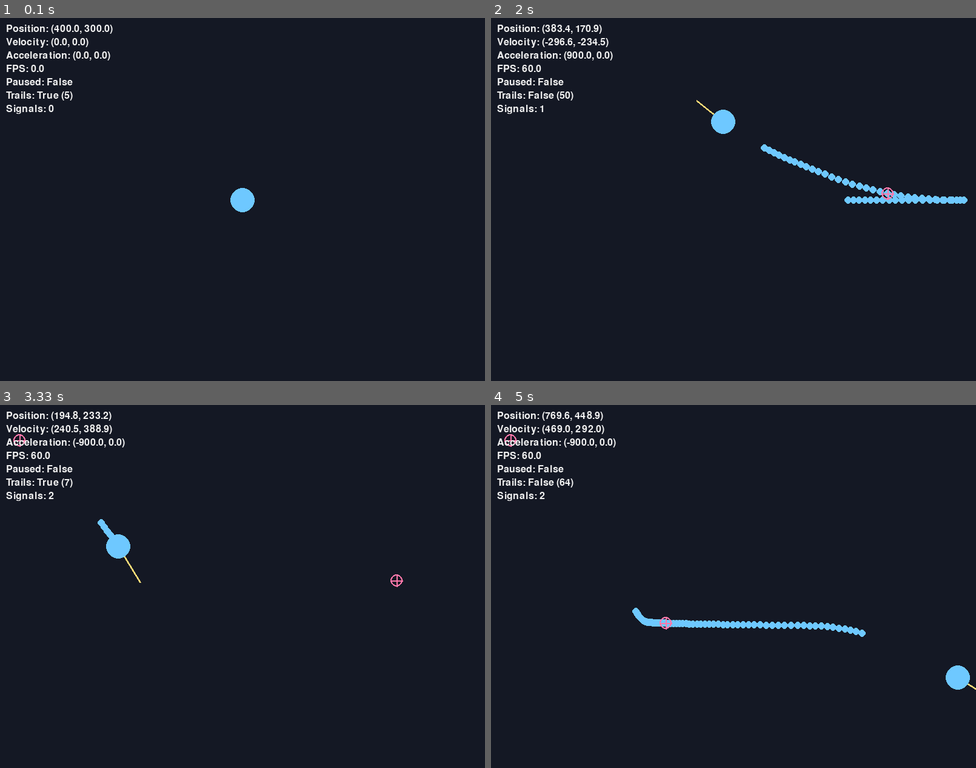
Above: before the commit, frames 1-4 (two rows, left to right).
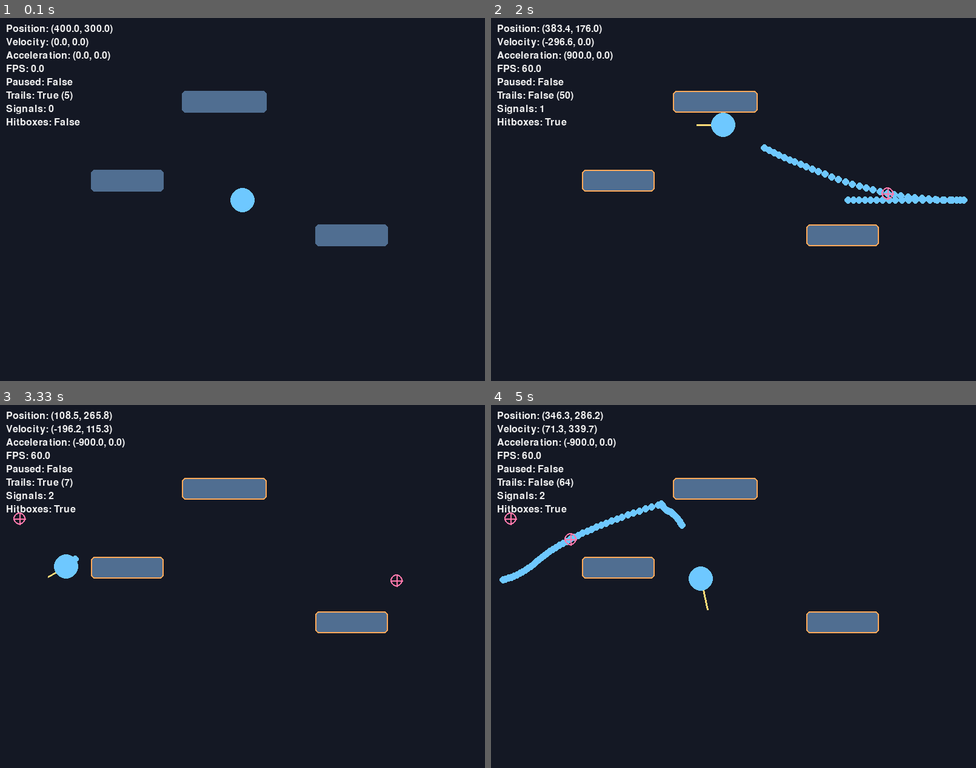
Above: after the commit, the same moments.

Repository: beuschcl/pygame-systems-lab
Game: pygame game, started from src/pygame_systems_lab/__main__.py
Two runs of this game, one before a commit and one after it. Both use one fixed random seed, a clock stepped at 60 frames per second and the inputs below.
Inputs:
- Up to frame 1 (0.1 s): no input
- Up to frame 2 (2 s): hold H 0.33-0.8 s; hold Right 0.33-0.8 s; hold Right 0.83-1.3 s; tap C at 0.98 s; hold Up 1.33-1.63 s; tap S at 1.48 s; hold Right from 1.67 s (still down); tap T at 1.82 s
- Up to frame 3 (3.33 s): release Right at 2.13 s; hold Left 2.17-2.7 s; tap C at 2.32 s; hold Down 2.73-3.03 s; tap S at 2.88 s; hold Left from 3.07 s (still down); tap T at 3.22 s
- Up to frame 4 (5 s): release Left at 3.47 s; hold Up 3.5-3.87 s; tap C at 3.65 s; hold Right 3.9-4.53 s; tap S at 4.05 s; hold Down 4.57-4.93 s; tap T at 4.72 s; hold Left from 4.97 s (still down)

The runs differ from the first frame. In frame 1, 3.0% of the frame differs, in the area x 1-80%, y 20-63%; in frame 2, 3.2%; in frame 3, 3.9%; in frame 4, 5.3%, in the area x 1-100%, y 1-79%.

Commit message:
feat: add collision lab

Diff:
--- /dev/null
+++ b/src/pygame_systems_lab/labs/collision.py
@@ -0,0 +1,206 @@
+from dataclasses import dataclass, field
+from math import sqrt
+
+from .motion import Vec2
+
+
+@dataclass(frozen=True)
+class RectangleObstacle:
+    name: str
+    x: float
+    y: float
+    width: float
+    height: float
+
+    @property
+    def left(self) -> float:
+        return self.x
+
+    @property
+    def right(self) -> float:
+        return self.x + self.width
+
+    @property
+    def top(self) -> float:
+        return self.y
+
+    @property
+    def bottom(self) -> float:
+        return self.y + self.height
+
+
+@dataclass(frozen=True)
+class CollisionResult:
+    position: Vec2
+    velocity: Vec2 = field(default_factory=lambda: Vec2(0.0, 0.0))
+    collided: bool = False
+    blocked_x: bool = False
+    blocked_y: bool = False
+    normal: Vec2 = field(default_factory=lambda: Vec2(0.0, 0.0))
+
+
+def clamp_point_to_rectangle(point: Vec2, rectangle: RectangleObstacle) -> Vec2:
+    return Vec2(
+        min(max(point.x, rectangle.left), rectangle.right),
+        min(max(point.y, rectangle.top), rectangle.bottom),
+    )
+
+
+def circle_intersects_rectangle(
+    center: Vec2,
+    radius: float,
+    rectangle: RectangleObstacle,
+) -> bool:
+    closest_point = clamp_point_to_rectangle(center, rectangle)
+    dx = center.x - closest_point.x
+    dy = center.y - closest_point.y
+    return (dx * dx) + (dy * dy) <= radius * radius
+
+
+def inward_speed_along_normal(velocity: Vec2, normal: Vec2) -> float:
+    return (velocity.x * normal.x) + (velocity.y * normal.y)
+
+
+def slide_velocity_along_normal(velocity: Vec2, normal: Vec2) -> Vec2:
+    speed_toward_surface = inward_speed_along_normal(velocity, normal)
+    if speed_toward_surface >= 0.0:
+        return velocity
+
+    return Vec2(
+        velocity.x - (speed_toward_surface * normal.x),
+        velocity.y - (speed_toward_surface * normal.y),
+    )
+
+
+def resolve_center_inside_rectangle(
+    position: Vec2,
+    previous_position: Vec2,
+    radius: float,
+    rectangle: RectangleObstacle,
+) -> CollisionResult:
+    move_x = position.x - previous_position.x
+    move_y = position.y - previous_position.y
+    horizontal_priority = abs(move_x) >= abs(move_y)
+
+    candidates = [
+        (
+            position.x - rectangle.left,
+            0 if horizontal_priority and move_x > 0.0 else 1,
+            CollisionResult(
+                position=Vec2(rectangle.left - radius, position.y),
+                collided=True,
+                blocked_x=True,
+                normal=Vec2(-1.0, 0.0),
+            ),
+        ),
+        (
+            rectangle.right - position.x,
+            0 if horizontal_priority and move_x < 0.0 else 1,
+            CollisionResult(
+                position=Vec2(rectangle.right + radius, position.y),
+                collided=True,
+                blocked_x=True,
+                normal=Vec2(1.0, 0.0),
+            ),
+        ),
+        (
+            position.y - rectangle.top,
+            0 if (not horizontal_priority) and move_y > 0.0 else 1,
+            CollisionResult(
+                position=Vec2(position.x, rectangle.top - radius),
+                collided=True,
+                blocked_y=True,
+                normal=Vec2(0.0, -1.0),
+            ),
+        ),
+        (
+            rectangle.bottom - position.y,
+            0 if (not horizontal_priority) and move_y < 0.0 else 1,
+            CollisionResult(
+                position=Vec2(position.x, rectangle.bottom + radius),
+                collided=True,
+                blocked_y=True,
+                normal=Vec2(0.0, 1.0),
+            ),
+        ),
+    ]
+
+    return min(candidates, key=lambda item: (item[0], item[1]))[2]
+
+
+def resolve_circle_position_against_rectangle(
+    position: Vec2,
+    previous_position: Vec2,
+    radius: float,
+    rectangle: RectangleObstacle,
+) -> CollisionResult:
+    if not circle_intersects_rectangle(position, radius, rectangle):
+        return CollisionResult(position=position)
+
+    closest_point = clamp_point_to_rectangle(position, rectangle)
+    dx = position.x - closest_point.x
+    dy = position.y - closest_point.y
+    distance_squared = (dx * dx) + (dy * dy)
+
+    if distance_squared == 0.0:
+        return resolve_center_inside_rectangle(
+            position=position,
+            previous_position=previous_position,
+            radius=radius,
+            rectangle=rectangle,
+        )
+
+    distance = sqrt(distance_squared)
+    separation_distance = radius - distance
+    normal = Vec2(dx / distance, dy / distance)
+    resolved_position = Vec2(
+        position.x + (normal.x * separation_distance),
+        position.y + (normal.y * separation_distance),
+    )
+
+    return CollisionResult(
+        position=resolved_position,
+        collided=True,
+        blocked_x=abs(normal.x) > 0.0001,
+        blocked_y=abs(normal.y) > 0.0001,
+        normal=normal,
+    )
+
+
+def check_circle_against_obstacles(
+    position: Vec2,
+    previous_position: Vec2,
+    velocity: Vec2,
+    radius: float,
+    obstacles: list[RectangleObstacle] | tuple[RectangleObstacle, ...],
+) -> CollisionResult:
+    current_position = position
+    current_velocity = velocity
+    blocked_x = False
+    blocked_y = False
+    collided = False
+    collision_normal = Vec2(0.0, 0.0)
+
+    for obstacle in obstacles:
+        result = resolve_circle_position_against_rectangle(
+            current_position,
+            previous_position,
+            radius,
+            obstacle,
+        )
+        if result.collided:
+            current_position = result.position
+            current_velocity = slide_velocity_along_normal(current_velocity, result.normal)
+            blocked_x = blocked_x or result.blocked_x
+            blocked_y = blocked_y or result.blocked_y
+            collided = True
+            collision_normal = result.normal
+
+    return CollisionResult(
+        position=current_position,
+        velocity=current_velocity,
+        collided=collided,
+        blocked_x=blocked_x,
+        blocked_y=blocked_y,
+        normal=collision_normal,
+    )
--- a/src/pygame_systems_lab/labs/motion_playground.py
+++ b/src/pygame_systems_lab/labs/motion_playground.py
@@ -2,6 +2,7 @@
 
 import pygame
 
+from .collision import RectangleObstacle, check_circle_against_obstacles
 from .history import (
     SignalMarker,
     TrailPoint,
@@ -34,6 +35,15 @@
     toggle_trails_requested: bool = False
     clear_trails_requested: bool = False
     drop_signal_requested: bool = False
+    toggle_hitboxes_requested: bool = False
+
+
+def default_obstacles() -> tuple[RectangleObstacle, ...]:
+    return (
+        RectangleObstacle("Top Block", 300.0, 120.0, 140.0, 36.0),
+        RectangleObstacle("Left Block", 150.0, 250.0, 120.0, 36.0),
+        RectangleObstacle("Right Block", 520.0, 340.0, 120.0, 36.0),
+    )
 
 
 @dataclass(frozen=True)
@@ -42,11 +52,13 @@
     title: str = "Motion Playground"
     background_color: tuple[int, int, int] = (20, 24, 36)
     circle_color: tuple[int, int, int] = (110, 200, 255)
+    obstacle_color: tuple[int, int, int] = (80, 110, 145)
     trail_color: tuple[int, int, int] = (110, 200, 255)
     signal_color: tuple[int, int, int] = (255, 120, 170)
     vector_color: tuple[int, int, int] = (255, 220, 120)
     text_color: tuple[int, int, int] = (240, 240, 240)
     selection_ring_color: tuple[int, int, int] = (255, 255, 255)
+    hitbox_color: tuple[int, int, int] = (255, 170, 90)
     panel_background_color: tuple[int, int, int] = (34, 40, 56)
     panel_border_color: tuple[int, int, int] = (85, 96, 130)
     fps: int = 60
@@ -58,6 +70,7 @@
     signal_lifetime: float = 2.4
     vector_scale: float = 0.15
     motion: MotionConfig = field(default_factory=MotionConfig)
+    obstacles: tuple[RectangleObstacle, ...] = field(default_factory=default_obstacles)
 
 
 DEFAULT_CONFIG = PlaygroundConfig()
@@ -88,6 +101,7 @@
     toggle_trails_requested = False
     clear_trails_requested = False
     drop_signal_requested = False
+    toggle_hitboxes_requested = False
 
     for event in pygame.event.get():
         if event.type == pygame.QUIT:
@@ -105,6 +119,8 @@
                 clear_trails_requested = True
             elif event.key == pygame.K_s:
                 drop_signal_requested = True
+            elif event.key == pygame.K_h:
+                toggle_hitboxes_requested = True
         elif event.type == pygame.MOUSEBUTTONDOWN and event.button == 1:
             click_position = mouse_position_to_vec2(event.pos)
             selected = point_is_inside_circle(click_position, state.position, radius)
@@ -117,6 +133,7 @@
         toggle_trails_requested=toggle_trails_requested,
         clear_trails_requested=clear_trails_requested,
         drop_signal_requested=drop_signal_requested,
+        toggle_hitboxes_requested=toggle_hitboxes_requested,
     )
 
 
@@ -129,6 +146,7 @@
     trails_enabled: bool,
     trail_count: int,
     signal_count: int,
+    show_hitboxes: bool,
     text_color: tuple[int, int, int],
 ) -> None:
     lines = [
@@ -139,6 +157,7 @@
         f"Paused: {paused}",
         f"Trails: {trails_enabled} ({trail_count})",
         f"Signals: {signal_count}",
+        f"Hitboxes: {show_hitboxes}",
     ]
 
     y = 10
@@ -160,6 +179,45 @@
         round(state.position.y + state.velocity.y * scale),
     )
     pygame.draw.line(screen, color, start, end, 3)
+
+
+def draw_obstacles(
+    screen: pygame.Surface,
+    obstacles: tuple[RectangleObstacle, ...],
+    color: tuple[int, int, int],
+) -> None:
+    for obstacle in obstacles:
+        pygame.draw.rect(
+            screen,
+            color,
+            pygame.Rect(obstacle.x, obstacle.y, obstacle.width, obstacle.height),
+            border_radius=6,
+        )
+
+
+def draw_hitboxes(
+    screen: pygame.Surface,
+    state: MotionState,
+    obstacles: tuple[RectangleObstacle, ...],
+    radius: int,
+    color: tuple[int, int, int],
+) -> None:
+    for obstacle in obstacles:
+        pygame.draw.rect(
+            screen,
+            color,
+            pygame.Rect(obstacle.x, obstacle.y, obstacle.width, obstacle.height),
+            2,
+            border_radius=6,
+        )
+
+    pygame.draw.circle(
+        screen,
+        color,
+        (round(state.position.x), round(state.position.y)),
+        radius,
+        2,
+    )
 
 
 def color_with_fade(
@@ -238,6 +296,7 @@
     trails_enabled: bool,
     trail_count: int,
     signal_count: int,
+    show_hitboxes: bool,
     config: PlaygroundConfig,
 ) -> None:
     panel_width = config.inspector_width
@@ -258,6 +317,7 @@
         f"Paused: {paused}",
         f"Trails: {trails_enabled} ({trail_count})",
         f"Signals: {signal_count}",
+        f"Hitboxes: {show_hitboxes}",
     ]
 
     y = 16
@@ -277,12 +337,22 @@
     trails_enabled: bool,
     trail_points: list[TrailPoint],
     signal_markers: list[SignalMarker],
+    show_hitboxes: bool,
     config: PlaygroundConfig,
 ) -> None:
     screen.fill(config.background_color)
     draw_trail_points(screen, trail_points, config)
     draw_signal_markers(screen, signal_markers, config)
+    draw_obstacles(screen, config.obstacles, config.obstacle_color)
     draw_velocity_vector(screen, state, config.vector_scale, config.vector_color)
+    if show_hitboxes:
+        draw_hitboxes(
+            screen,
+            state,
+            config.obstacles,
+            config.motion.radius,
+            config.hitbox_color,
+        )
     if selected:
         draw_selection_ring(
             screen,
@@ -305,6 +375,7 @@
         trails_enabled,
         len(trail_points),
         len(signal_markers),
+        show_hitboxes,
         config.text_color,
     )
     if selected:
@@ -316,6 +387,7 @@
             trails_enabled,
             len(trail_points),
             len(signal_markers),
+            show_hitboxes,
             config,
         )
     pygame.display.flip()
@@ -334,6 +406,7 @@
     running = True
     selected = False
     trails_enabled = True
+    show_hitboxes = False
 
     try:
         while running:
@@ -361,12 +434,29 @@
                     config.signal_lifetime,
                 )
 
+            if actions.toggle_hitboxes_requested:
+                show_hitboxes = not show_hitboxes
+
             if actions.reset_requested:
                 state = make_initial_state(config.motion)
                 selected = False
 
             if running and not paused:
+                previous_position = state.position
                 state = update_motion(state, read_input(), dt, config.motion)
+                collision = check_circle_against_obstacles(
+                    state.position,
+                    previous_position,
+                    state.velocity,
+                    config.motion.radius,
+                    config.obstacles,
+                )
+                if collision.collided:
+                    state = MotionState(
+                        position=collision.position,
+                        velocity=collision.velocity,
+                        acceleration=state.acceleration,
+                    )
                 if trails_enabled:
                     trail_points = add_trail_point(
                         trail_points,
@@ -389,6 +479,7 @@
                 trails_enabled,
                 trail_points,
                 signal_markers,
+                show_hitboxes,
                 config,
             )
     finally:
--- /dev/null
+++ b/tests/test_collision.py
@@ -0,0 +1,159 @@
+from pygame_systems_lab.labs.collision import (
+    RectangleObstacle,
+    check_circle_against_obstacles,
+    circle_intersects_rectangle,
+    clamp_point_to_rectangle,
+    resolve_circle_position_against_rectangle,
+)
+from pygame_systems_lab.labs.motion import Vec2
+
+
+def test_clamp_point_to_rectangle_clamps_each_axis() -> None:
+    rectangle = RectangleObstacle("Box", 10.0, 20.0, 30.0, 40.0)
+
+    clamped = clamp_point_to_rectangle(Vec2(100.0, 0.0), rectangle)
+
+    assert clamped == Vec2(40.0, 20.0)
+
+
+def test_circle_intersects_rectangle_detects_overlap() -> None:
+    rectangle = RectangleObstacle("Box", 50.0, 50.0, 40.0, 40.0)
+
+    assert circle_intersects_rectangle(Vec2(45.0, 70.0), 10.0, rectangle) is True
+    assert circle_intersects_rectangle(Vec2(10.0, 10.0), 5.0, rectangle) is False
+
+
+def test_resolve_circle_position_against_rectangle_pushes_outside_x_axis() -> None:
+    rectangle = RectangleObstacle("Wall", 100.0, 90.0, 40.0, 60.0)
+
+    result = resolve_circle_position_against_rectangle(
+        position=Vec2(95.0, 120.0),
+        previous_position=Vec2(70.0, 120.0),
+        radius=12.0,
+        rectangle=rectangle,
+    )
+
+    assert result.collided is True
+    assert result.blocked_x is True
+    assert result.position == Vec2(88.0, 120.0)
+
+
+def test_resolve_circle_position_against_rectangle_pushes_outside_y_axis() -> None:
+    rectangle = RectangleObstacle("Floor", 100.0, 100.0, 80.0, 40.0)
+
+    result = resolve_circle_position_against_rectangle(
+        position=Vec2(130.0, 95.0),
+        previous_position=Vec2(130.0, 70.0),
+        radius=10.0,
+        rectangle=rectangle,
+    )
+
+    assert result.collided is True
+    assert result.blocked_y is True
+    assert result.position == Vec2(130.0, 90.0)
+
+
+def test_check_circle_against_obstacles_checks_a_list() -> None:
+    obstacles = (
+        RectangleObstacle("First", 100.0, 100.0, 40.0, 40.0),
+        RectangleObstacle("Second", 200.0, 100.0, 40.0, 40.0),
+    )
+
+    result = check_circle_against_obstacles(
+        position=Vec2(205.0, 120.0),
+        previous_position=Vec2(170.0, 120.0),
+        velocity=Vec2(35.0, 0.0),
+        radius=10.0,
+        obstacles=obstacles,
+    )
+
+    assert result.collided is True
+    assert result.blocked_x is True
+    assert result.position == Vec2(190.0, 120.0)
+    assert result.velocity == Vec2(0.0, 0.0)
+
+
+def test_check_circle_against_obstacles_stops_cleanly_on_left_side() -> None:
+    rectangle = RectangleObstacle("Wall", 100.0, 100.0, 40.0, 80.0)
+
+    result = check_circle_against_obstacles(
+        position=Vec2(95.0, 130.0),
+        previous_position=Vec2(70.0, 130.0),
+        velocity=Vec2(50.0, 0.0),
+        radius=12.0,
+        obstacles=[rectangle],
+    )
+
+    assert result.position == Vec2(88.0, 130.0)
+    assert result.velocity == Vec2(0.0, 0.0)
+    assert result.blocked_x is True
+    assert result.blocked_y is False
+
+
+def test_check_circle_against_obstacles_stops_cleanly_on_top_side() -> None:
+    rectangle = RectangleObstacle("Ceiling", 100.0, 100.0, 80.0, 40.0)
+
+    result = check_circle_against_obstacles(
+        position=Vec2(130.0, 95.0),
+        previous_position=Vec2(130.0, 70.0),
+        velocity=Vec2(0.0, 60.0),
+        radius=10.0,
+        obstacles=[rectangle],
+    )
+
+    assert result.position == Vec2(130.0, 90.0)
+    assert result.velocity == Vec2(0.0, 0.0)
+    assert result.blocked_x is False
+    assert result.blocked_y is True
+
+
+def test_check_circle_against_obstacles_slides_past_a_corner() -> None:
+    rectangle = RectangleObstacle("Corner", 100.0, 100.0, 50.0, 50.0)
+
+    result = check_circle_against_obstacles(
+        position=Vec2(93.0, 93.0),
+        previous_position=Vec2(70.0, 85.0),
+        velocity=Vec2(50.0, 20.0),
+        radius=10.0,
+        obstacles=[rectangle],
+    )
+
+    assert result.collided is True
+    assert result.position.x < 93.0
+    assert result.position.y < 93.0
+    assert result.velocity.x > 0.0
+    assert result.velocity.y < 20.0
+
+
+def test_center_inside_rectangle_resolves_out_cleanly() -> None:
+    rectangle = RectangleObstacle("Box", 100.0, 100.0, 80.0, 40.0)
+
+    result = resolve_circle_position_against_rectangle(
+        position=Vec2(120.0, 120.0),
+        previous_position=Vec2(90.0, 120.0),
+        radius=10.0,
+        rectangle=rectangle,
+    )
+
+    assert result.collided is True
+    assert result.position == Vec2(90.0, 120.0)
+    assert result.blocked_x is True
+    assert result.blocked_y is False
+
+
+def test_no_collision_leaves_position_and_velocity_unchanged() -> None:
+    rectangle = RectangleObstacle("Box", 100.0, 100.0, 40.0, 40.0)
+    start_position = Vec2(40.0, 40.0)
+    start_velocity = Vec2(12.0, -3.0)
+
+    result = check_circle_against_obstacles(
+        position=start_position,
+        previous_position=Vec2(30.0, 43.0),
+        velocity=start_velocity,
+        radius=8.0,
+        obstacles=[rectangle],
+    )
+
+    assert result.collided is False
+    assert result.position == start_position
+    assert result.velocity == start_velocity
Not shown, changed: README.md
